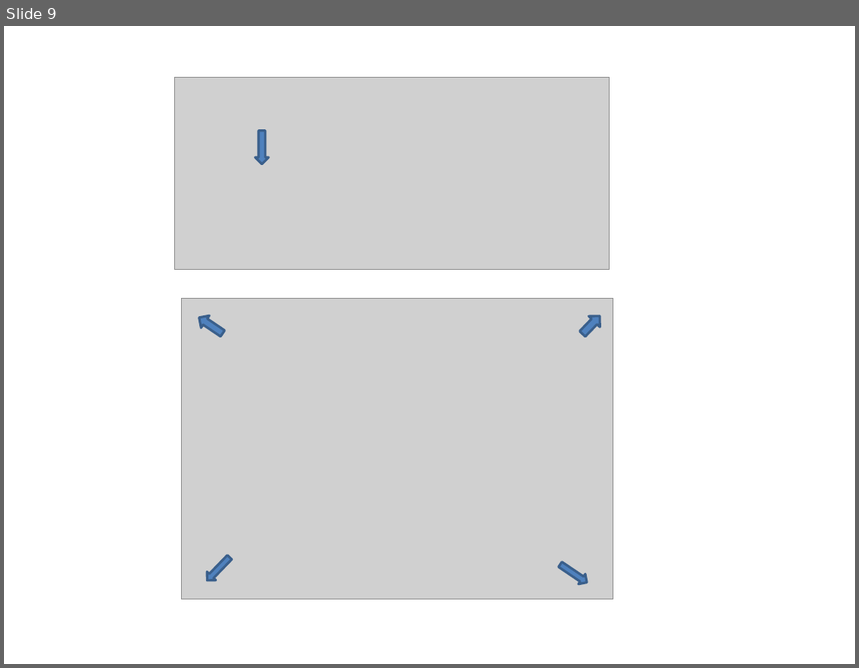
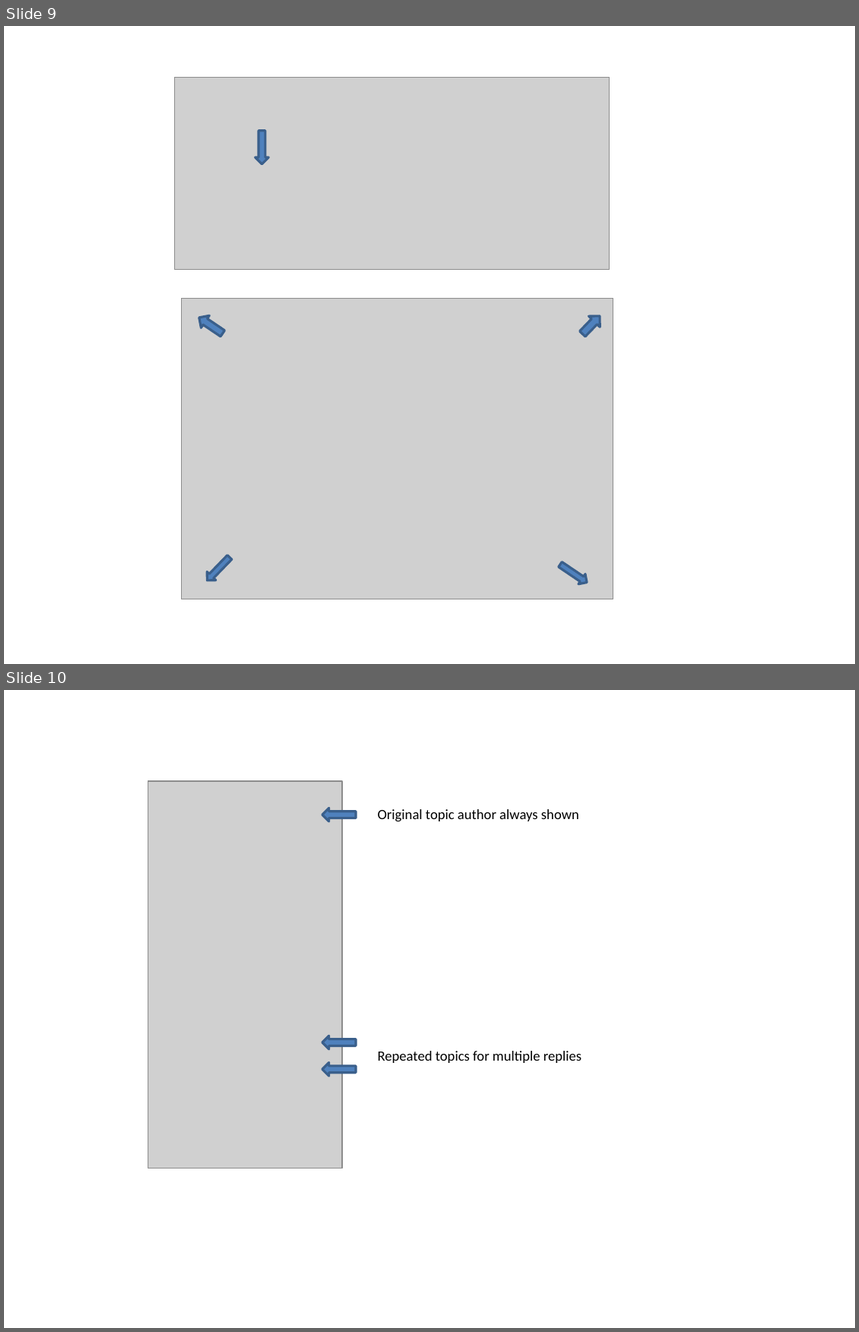
Before and after one commit to wp-plugins/bbp-style-pack, a slide deck: images/style.pptx. Shown one above the other, each under a label of ours: slide 9 before the commit, slides 9 and 10 after it. The pictures are 859x668 and 859x1332 pixels, drawn with LibreOffice and Linux fonts; fonts in the diff are those of the drawing; grey boxes stand for pictures. Boxes give left, top, right and bottom in pixels: in the first picture for what was removed or moved away, otherwise in the second. Text is boxed around its words. In the diff, an @@ line names an element or a change of style, - is before the commit and + after.

```diff
--- a/images/style.pptx
+++ b/images/style.pptx
@@ slide 10 added at [4, 690, 855, 1328], background #FFFFFF @@
@@ picture added at [148, 781, 342, 1168] @@
@@ left arrow added at [322, 809, 356, 822], fill #4F81BD, outline #3A5F8C 2 pt @@
@@ text added at [378, 809, 579, 822], 12 pt, text #000000 @@
+Original topic author always shown
@@ left arrow added at [322, 1036, 356, 1049], fill #4F81BD, outline #3A5F8C 2 pt @@
@@ text added at [378, 1051, 582, 1063], 12 pt, text #000000 @@
+Repeated topics for multiple replies
@@ left arrow added at [322, 1063, 356, 1076], fill #4F81BD, outline #3A5F8C 2 pt @@
```
Also in this commit, not shown: 1 other slide added, 10 other files.
